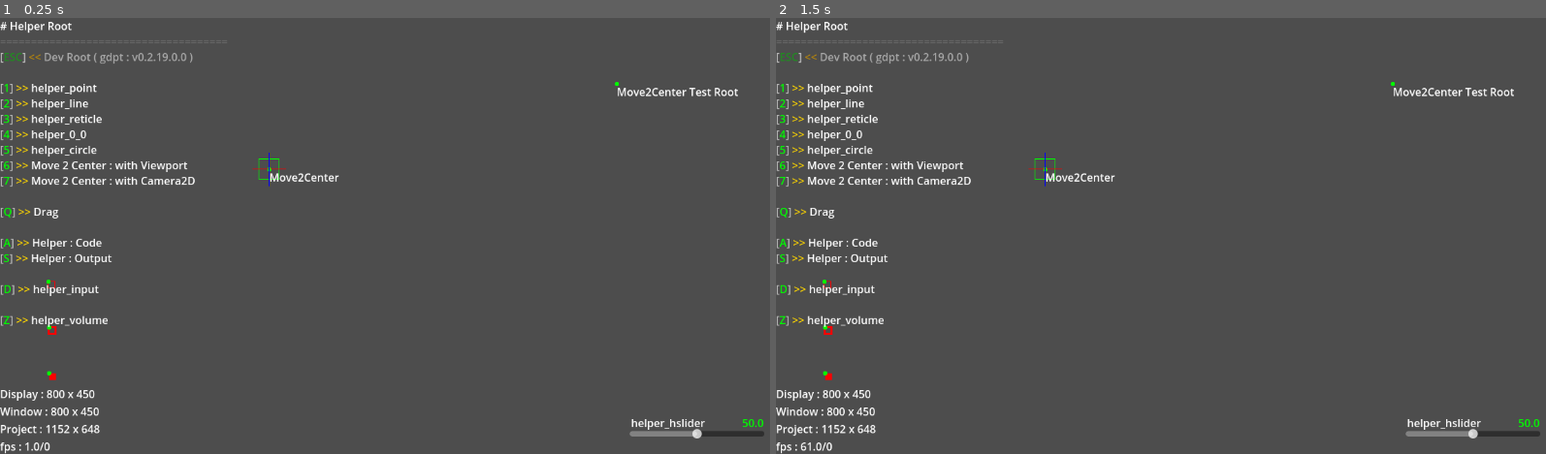
Above: before the commit, frames 1-2 (left to right).
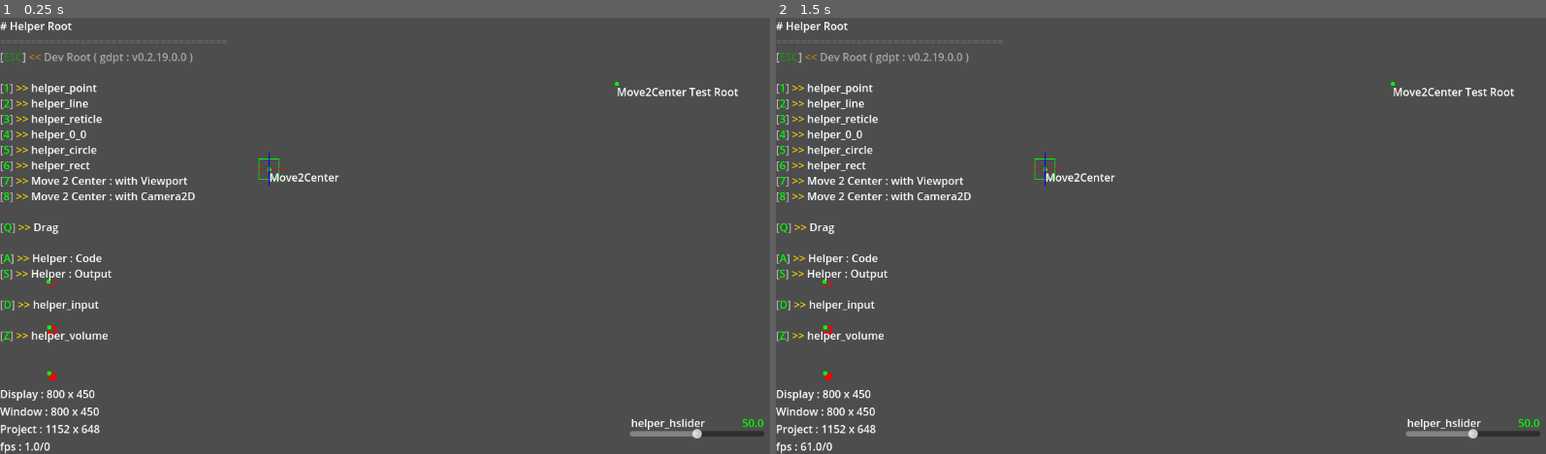
Above: after the commit, the same moments.

Repository: R2Road/godot_play_tool
Game: Godot game, scene res://test_helper/test_helper_root.tscn
The game is run twice, just before and just after one commit, with the same random seed, the same clock (stepped at 60 frames per second) and the same inputs. This scene is started directly instead of the project's main scene.
Inputs (mouse positions are in pixels of both pictures, inside the frame that each line leads up to):
- Up to frame 1 (0.25 s): no input
- Up to frame 2 (1.5 s): tap Enter at 0.5 s; move the mouse to (1338, 214) at 0.52 s; hold D 0.53-1.25 s; tap 6 at 0.6 s; click (1338, 214) at 0.67 s; tap Space at 0.77 s; tap 7 at 0.8 s; drag from (1007, 257) to (1122, 323) at 1.27 s

The runs differ from the first frame. In frame 1, 1.5% of the frame differs, in the area x 0-26%, y 32-75%; in frame 2, 1.5%.
Error in both runs: Out of bounds get index '1' (on base: 'Array[Dictionary]') (res://addons/godot_play_tool/scene/gdpt_scene.gd:25)

Commit message:
add scene : test_helper___rect

Diff:
--- /dev/null
+++ b/project/test_helper/test_helper___rect.gd
@@ -0,0 +1,61 @@
+class_name test_helper___rect extends GDPTScene
+
+
+
+### GDPT Override ################################################
+static func scene_name()->String:
+	return "helper_rect"
+
+static func scene_path()->String:
+	return super.scene_path()
+
+
+
+### Export #######################################################
+@export var test_helper : GDPTHelper_Rect
+
+@export var start_x_slider : HSlider
+@export var start_y_slider : HSlider
+@export var size_w_slider : HSlider
+@export var size_h_slider : HSlider
+@export var line_width_slider : HSlider
+@export var fill_checkbox : CheckBox
+@export var color_picker : ColorPicker
+
+
+
+### Override #####################################################
+func _ready():
+	pam.set_name( scene_name() )
+	pam.add_split()
+	pam.add_back( Key.KEY_ESCAPE )
+	pam.add_split()
+	build_summary( eSceneType.TEST )
+
+	#
+	#
+	#
+	start_x_slider.value = test_helper.rect.position.x
+	start_y_slider.value = test_helper.rect.position.y
+
+	size_w_slider.value = test_helper.rect.size.x
+	size_h_slider.value = test_helper.rect.size.y
+
+	line_width_slider.value = test_helper.out_line_bold
+
+	fill_checkbox.button_pressed = test_helper.fill
+
+	color_picker.color = test_helper.color
+
+	#
+	start_x_slider.value_changed.connect( func( value )->void: test_helper.rect.position.x = value )
+	start_y_slider.value_changed.connect( func( value )->void: test_helper.rect.position.y = value )
+
+	size_w_slider.value_changed.connect( func( value )->void: test_helper.rect.size.x = value )
+	size_h_slider.value_changed.connect( func( value )->void: test_helper.rect.size.y = value )
+
+	line_width_slider.value_changed.connect( func( value )->void: test_helper.out_line_bold = value )
+
+	fill_checkbox.toggled.connect( func( value )->void: test_helper.fill = value )
+
+	color_picker.color_changed.connect( func( value )->void: test_helper.color = value )
--- /dev/null
+++ b/project/test_helper/test_helper___rect.tscn
@@ -0,0 +1,128 @@
+[gd_scene load_steps=4 format=3 uid="uid://fuvx7mhfn3lj"]
+
+[ext_resource type="Script" uid="uid://cq10spotoa3dl" path="res://test_helper/test_helper___rect.gd" id="1_2r051"]
+[ext_resource type="PackedScene" uid="uid://cngaojh6cbfw5" path="res://addons/godot_play_tool/helper/helper_rect.tscn" id="2_2r051"]
+[ext_resource type="Script" uid="uid://dvpk1we63lyab" path="res://addons/godot_play_tool/helper/helper_point.gd" id="3_my1jy"]
+
+[node name="test_helper___rect" type="Node2D" node_paths=PackedStringArray("test_helper", "start_x_slider", "start_y_slider", "size_w_slider", "size_h_slider", "line_width_slider", "fill_checkbox", "color_picker")]
+script = ExtResource("1_2r051")
+test_helper = NodePath("helper_rect")
+start_x_slider = NodePath("CanvasLayer/GridContainer/Start/X")
+start_y_slider = NodePath("CanvasLayer/GridContainer/Start/Y")
+size_w_slider = NodePath("CanvasLayer/GridContainer/Size/W")
+size_h_slider = NodePath("CanvasLayer/GridContainer/Size/H")
+line_width_slider = NodePath("CanvasLayer/GridContainer/LineWidth/LineWidth")
+fill_checkbox = NodePath("CanvasLayer/GridContainer/Fill/Fill")
+color_picker = NodePath("CanvasLayer/GridContainer/Color/ColorPicker")
+
+[node name="Camera2D" type="Camera2D" parent="."]
+
+[node name="helper_rect" parent="." instance=ExtResource("2_2r051")]
+z_index = 4096
+rect = Rect2(0, 0, 50, 50)
+
+[node name="helper_point" type="Node2D" parent="helper_rect"]
+z_index = 4096
+script = ExtResource("3_my1jy")
+color = Color(1, 0, 0, 1)
+metadata/_custom_type_script = "uid://dvpk1we63lyab"
+
+[node name="CanvasLayer" type="CanvasLayer" parent="."]
+
+[node name="GridContainer" type="VBoxContainer" parent="CanvasLayer"]
+anchors_preset = 1
+anchor_left = 1.0
+anchor_right = 1.0
+offset_left = -256.0
+offset_bottom = 168.0
+grow_horizontal = 0
+size_flags_horizontal = 8
+
+[node name="Start" type="HBoxContainer" parent="CanvasLayer/GridContainer"]
+layout_mode = 2
+
+[node name="Label" type="Label" parent="CanvasLayer/GridContainer/Start"]
+custom_minimum_size = Vector2(100, 0)
+layout_mode = 2
+text = "Position"
+
+[node name="X" type="HSlider" parent="CanvasLayer/GridContainer/Start"]
+custom_minimum_size = Vector2(100, 0)
+layout_mode = 2
+size_flags_vertical = 4
+min_value = -500.0
+max_value = 500.0
+
+[node name="Y" type="HSlider" parent="CanvasLayer/GridContainer/Start"]
+custom_minimum_size = Vector2(100, 0)
+layout_mode = 2
+size_flags_vertical = 4
+min_value = -300.0
+max_value = 300.0
+
+[node name="Size" type="HBoxContainer" parent="CanvasLayer/GridContainer"]
+layout_mode = 2
+
+[node name="Label" type="Label" parent="CanvasLayer/GridContainer/Size"]
+custom_minimum_size = Vector2(100, 0)
+layout_mode = 2
+text = "Size"
+
+[node name="W" type="HSlider" parent="CanvasLayer/GridContainer/Size"]
+custom_minimum_size = Vector2(100, 0)
+layout_mode = 2
+size_flags_vertical = 4
+min_value = -300.0
+max_value = 300.0
+value = 200.0
+
+[node name="H" type="HSlider" parent="CanvasLayer/GridContainer/Size"]
+custom_minimum_size = Vector2(100, 0)
+layout_mode = 2
+size_flags_vertical = 4
+min_value = -300.0
+max_value = 300.0
+
+[node name="LineWidth" type="HBoxContainer" parent="CanvasLayer/GridContainer"]
+layout_mode = 2
+
+[node name="Label" type="Label" parent="CanvasLayer/GridContainer/LineWidth"]
+custom_minimum_size = Vector2(100, 0)
+layout_mode = 2
+text = "Line Width"
+
+[node name="LineWidth" type="HSlider" parent="CanvasLayer/GridContainer/LineWidth"]
+custom_minimum_size = Vector2(100, 0)
+layout_mode = 2
+size_flags_horizontal = 3
+size_flags_vertical = 4
+max_value = 500.0
+
+[node name="Fill" type="HBoxContainer" parent="CanvasLayer/GridContainer"]
+layout_mode = 2
+
+[node name="Label" type="Label" parent="CanvasLayer/GridContainer/Fill"]
+custom_minimum_size = Vector2(100, 0)
+layout_mode = 2
+text = "Fill"
+
+[node name="Fill" type="CheckBox" parent="CanvasLayer/GridContainer/Fill"]
+layout_mode = 2
+
+[node name="Color" type="HBoxContainer" parent="CanvasLayer/GridContainer"]
+layout_mode = 2
+
+[node name="Label" type="Label" parent="CanvasLayer/GridContainer/Color"]
+custom_minimum_size = Vector2(100, 0)
+layout_mode = 2
+text = "Color"
+
+[node name="ColorPicker" type="ColorPicker" parent="CanvasLayer/GridContainer/Color"]
+custom_minimum_size = Vector2(200, 0)
+layout_mode = 2
+edit_alpha = false
+picker_shape = 4
+sampler_visible = false
+color_modes_visible = false
+hex_visible = false
+presets_visible = false
--- a/project/test_helper/test_helper_root.gd
+++ b/project/test_helper/test_helper_root.gd
@@ -23,8 +23,9 @@
 	pam.add_mover( test_helper___reticle.scene_name(),						Key.KEY_3, test_helper___reticle.scene_path() )
 	pam.add_mover( test_helper___0_0.scene_name(),							Key.KEY_4, test_helper___0_0.scene_path() )
 	pam.add_mover( test_helper___circle.scene_name(),						Key.KEY_5, test_helper___circle.scene_path() )
-	pam.add_mover( test_helper___move2center_with_viewport.scene_name(),	Key.KEY_6, test_helper___move2center_with_viewport.scene_path() )
-	pam.add_mover( test_helper___move2center_with_camera2d.scene_name(),	Key.KEY_7, test_helper___move2center_with_camera2d.scene_path() )
+	pam.add_mover( test_helper___rect.scene_name(),							Key.KEY_6, test_helper___rect.scene_path() )
+	pam.add_mover( test_helper___move2center_with_viewport.scene_name(),	Key.KEY_7, test_helper___move2center_with_viewport.scene_path() )
+	pam.add_mover( test_helper___move2center_with_camera2d.scene_name(),	Key.KEY_8, test_helper___move2center_with_camera2d.scene_path() )
 	pam.add_lf()
 	pam.add_mover( test_helper___drag.scene_name(),			Key.KEY_Q, test_helper___drag.scene_path() )
 	pam.add_lf()
Not shown, added: project/test_helper/test_helper___rect.gd.uid
